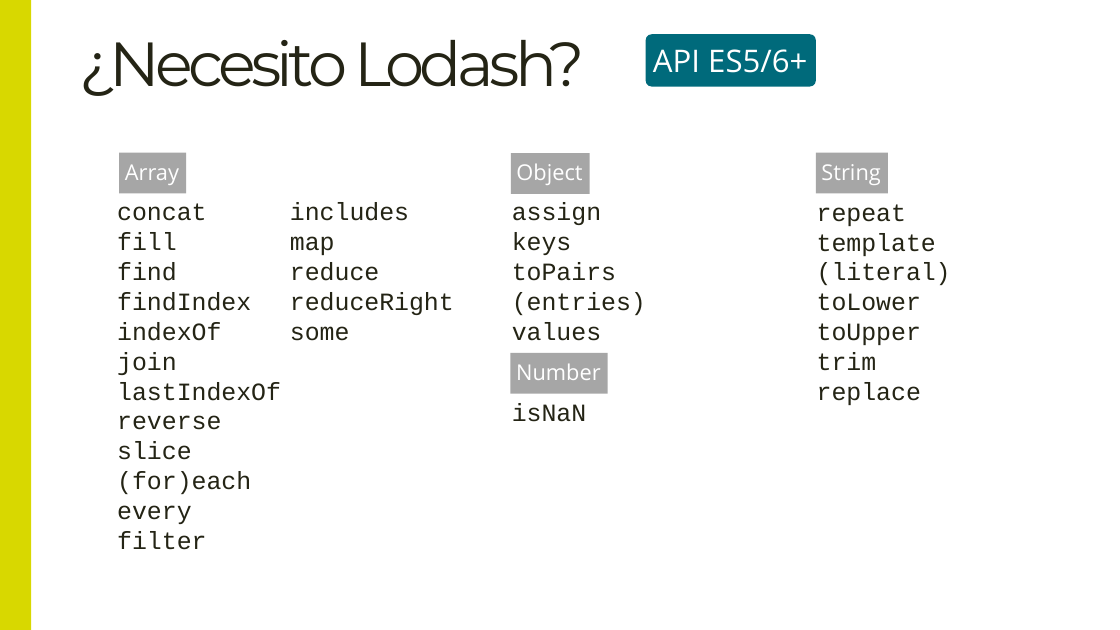
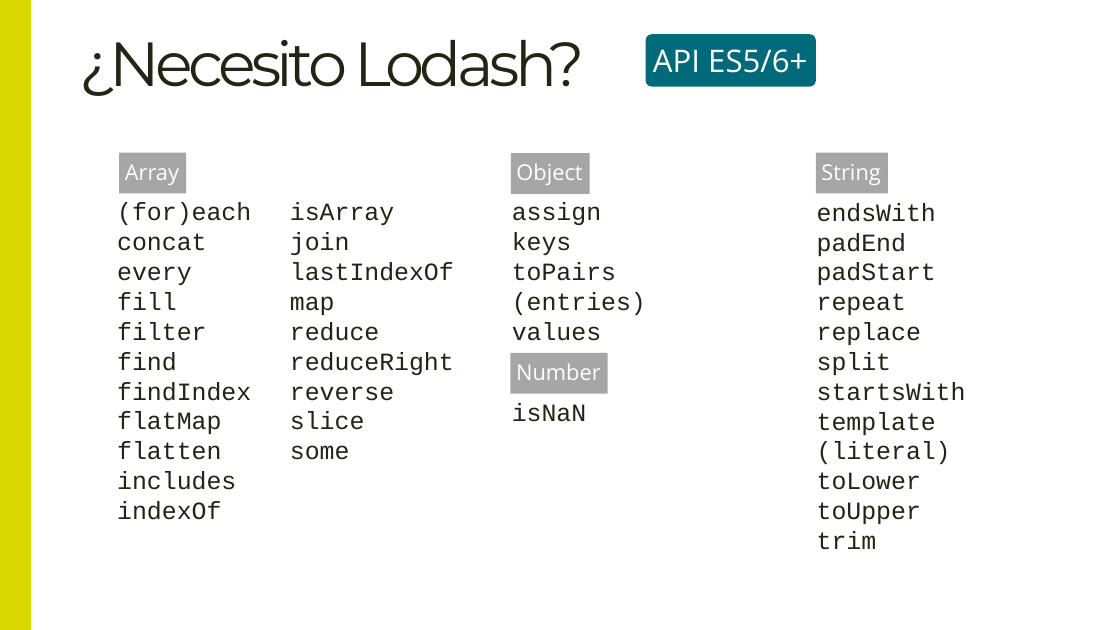
Before and after one commit to DillonGru28/Master-Frontend-Lemon, a slide deck: slide 16 of 02-languages/01-teoria/04 Lodash.pptx. Drawn at 1120x630 pixels with LibreOffice and Linux fonts; fonts in the diff are those of the drawing. Boxes give left, top, right and bottom in pixels: in the first picture for what was removed or moved away, otherwise in the second. Text is boxed around its words. In the diff, an @@ line names an element or a change of style, - is before the commit and + after.

Commit message:
chore(02-languages): Fixed some typos in pptx

```diff
--- a/02-languages/01-teoria/04 Lodash.pptx
+++ b/02-languages/01-teoria/04 Lodash.pptx
@@ text at (x1=117, y1=202, x2=251, y2=225): paragraph added @@
+(for)each
@@ text at (x1=290, y1=202, x2=454, y2=281): text changed @@
-includes
+isArray
+join
+lastIndexOf
@@ text at (x1=817, y1=203, x2=936, y2=285): paragraphs added @@
+endsWith
+padEnd
+padStart
@@ text at (x1=117, y1=266, x2=191, y2=285): paragraph added @@
+every
@@ text at (x1=117, y1=322, x2=206, y2=341): paragraph added @@
+filter
@@ text at (x1=817, y1=322, x2=966, y2=401): paragraphs added @@
+replace
+split
+startsWith
@@ text at (x1=117, y1=352, x2=281, y2=550): paragraphs removed @@
-join
-lastIndexOf
-reverse
-slice
-(for)each
-every
-filter
@@ text at (x1=290, y1=386, x2=394, y2=430): paragraphs added @@
+reverse
+slice
@@ text at (x1=817, y1=382, x2=921, y2=405): paragraph removed @@
-replace
@@ text at (x1=117, y1=411, x2=236, y2=490): paragraphs added @@
+flatMap
+flatten
+includes
```
Also in this commit, not shown: 1 other slide changed, 1 other file.
